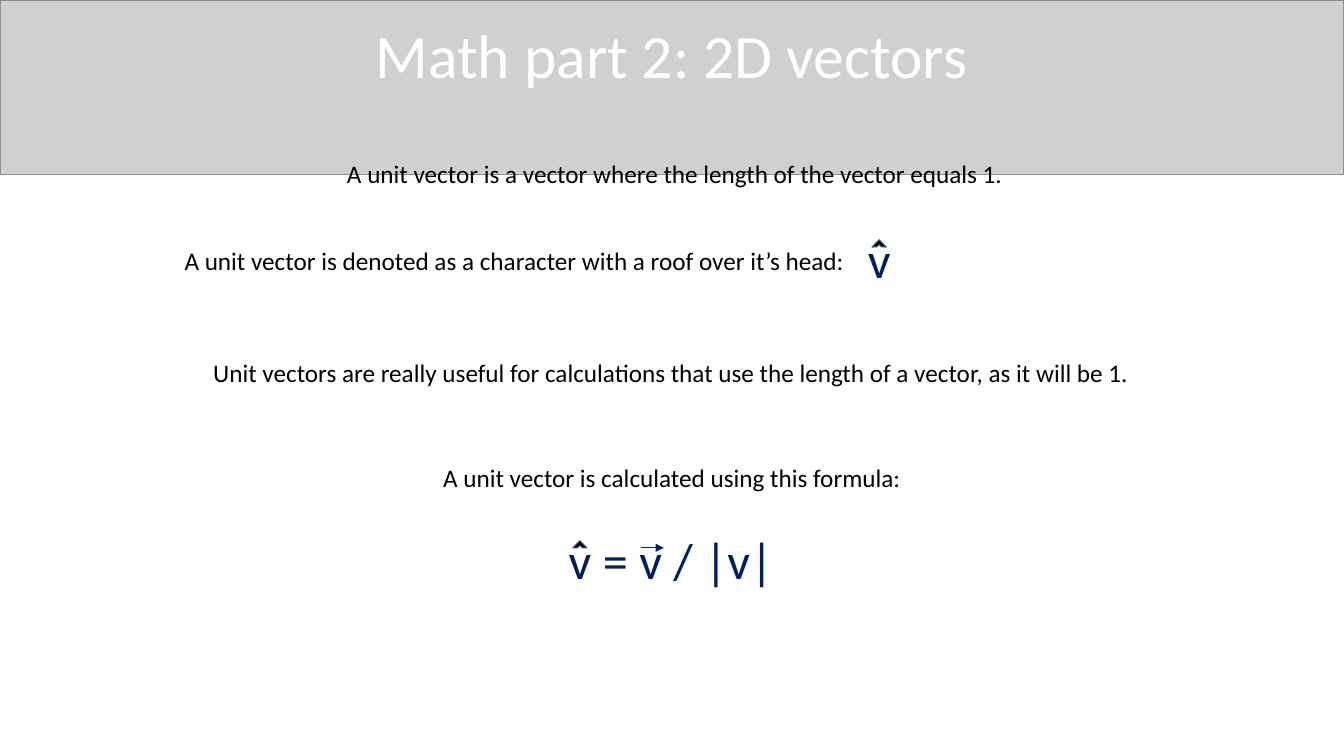
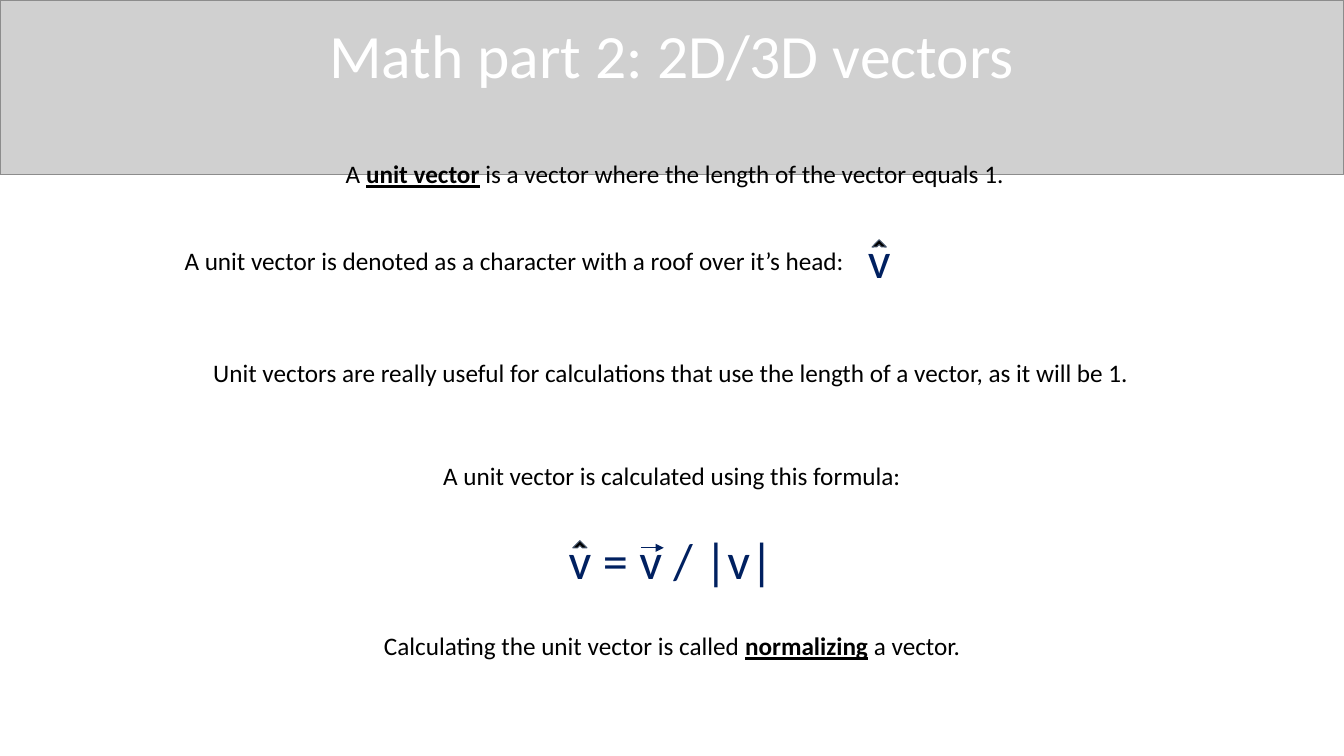
Before and after one commit to QuincyJacobs/WebGLTutorial, a slide deck: slide 95 of Presentation/Presentation WebGL.pptx (slide 93 before the commit). Drawn at 1344x756 pixels with LibreOffice and Linux fonts; fonts in the diff are those of the drawing; grey boxes stand for pictures. Boxes give left, top, right and bottom in pixels: in the first picture for what was removed or moved away, otherwise in the second. Text is boxed around its words. In the diff, an @@ line names an element or a change of style, - is before the commit and + after.

Commit message:
Another update to presentation math

```diff
--- a/Presentation/Presentation WebGL.pptx
+++ b/Presentation/Presentation WebGL.pptx
@@ text at <box>329,36,1014,88</box>: text changed @@
-Math part 2: 2D vectors
+Math part 2: 2D/3D vectors
@@ text "A unit vector is a ..." at <box>346,165,1003,190</box>: bold on, underline on in "unit vector" @@
@@ text added at <box>384,637,960,660</box>, 18 pt, text #000000 @@
+Calculating the unit vector is called normalizing a vector.
```
Also in this commit, not shown: 6 other slides changed, 3 slides added, 1 slide removed, 1 other file.
